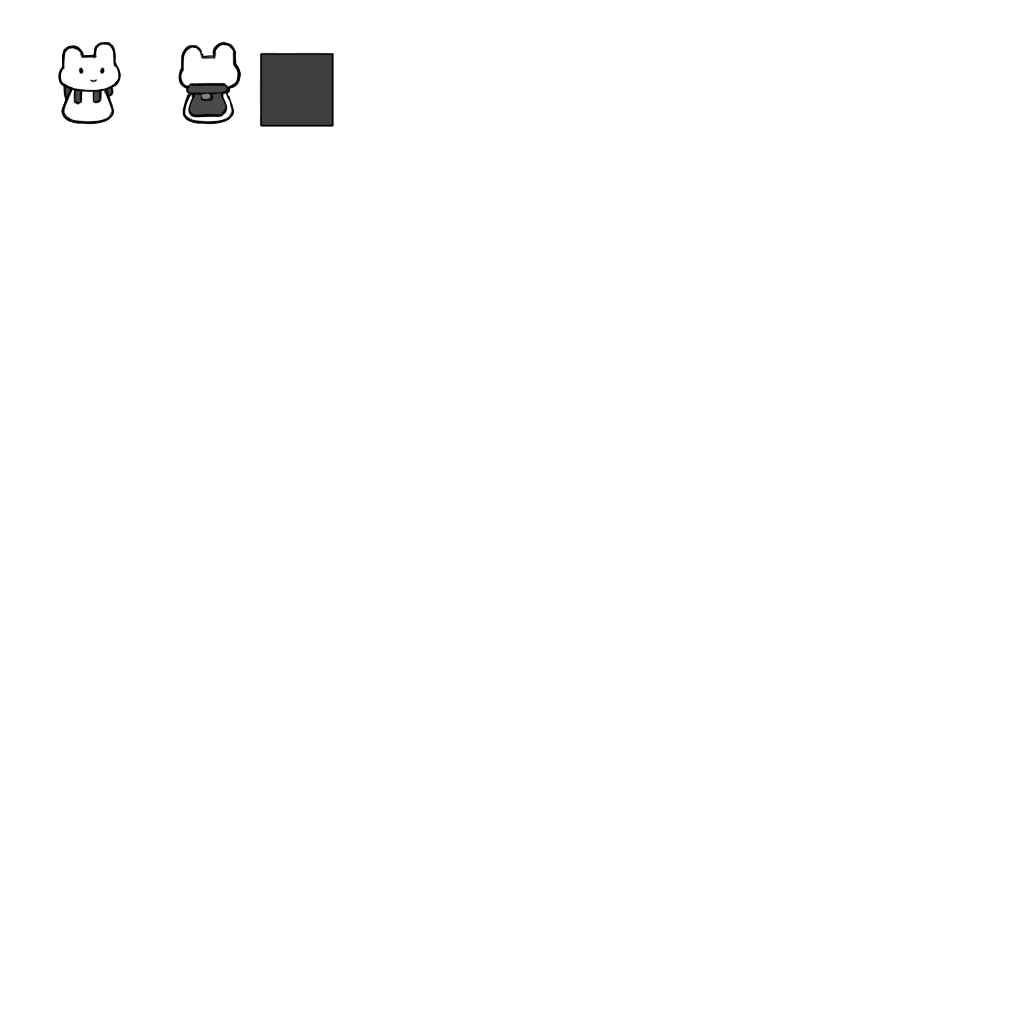
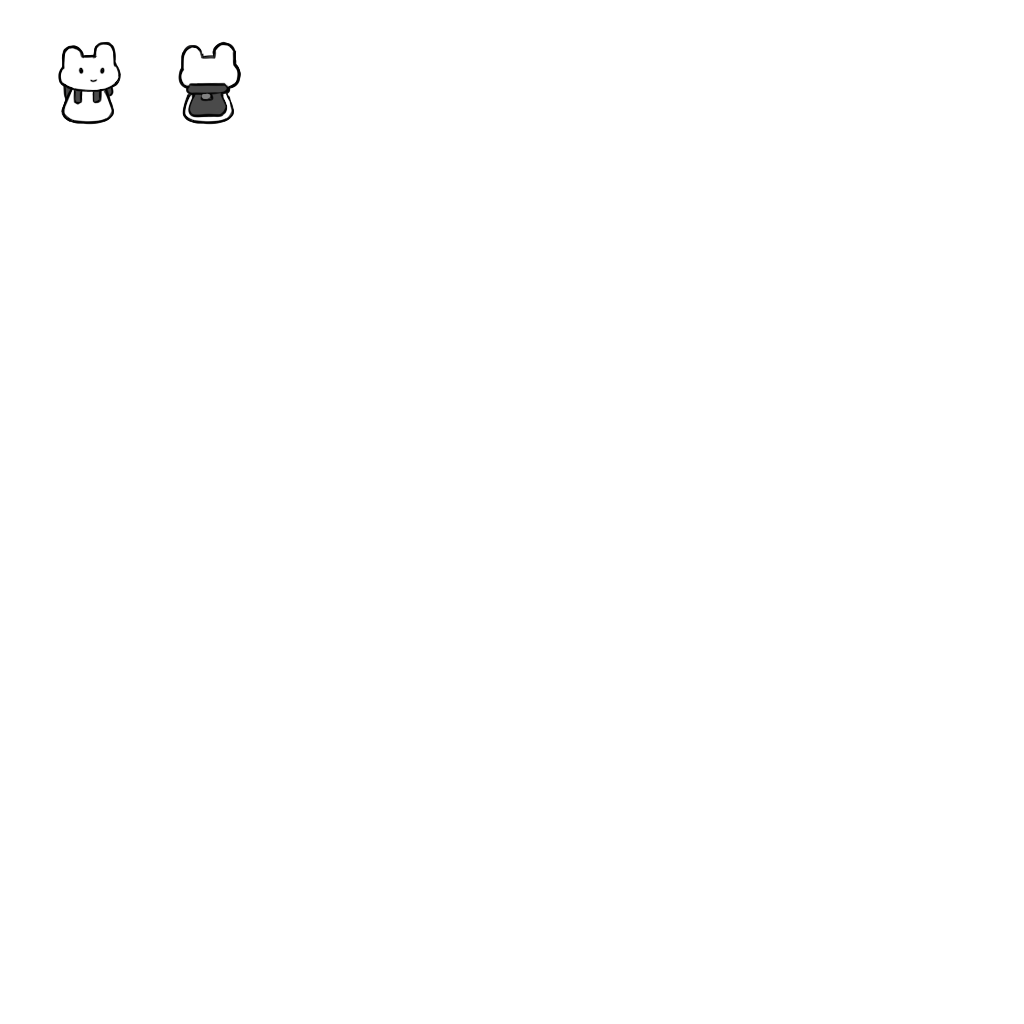
The second 1024 × 1024 image is a revision of the first. Changes to its layers:
painted on "Paint Layer 22" over [259, 52, 334, 127]
